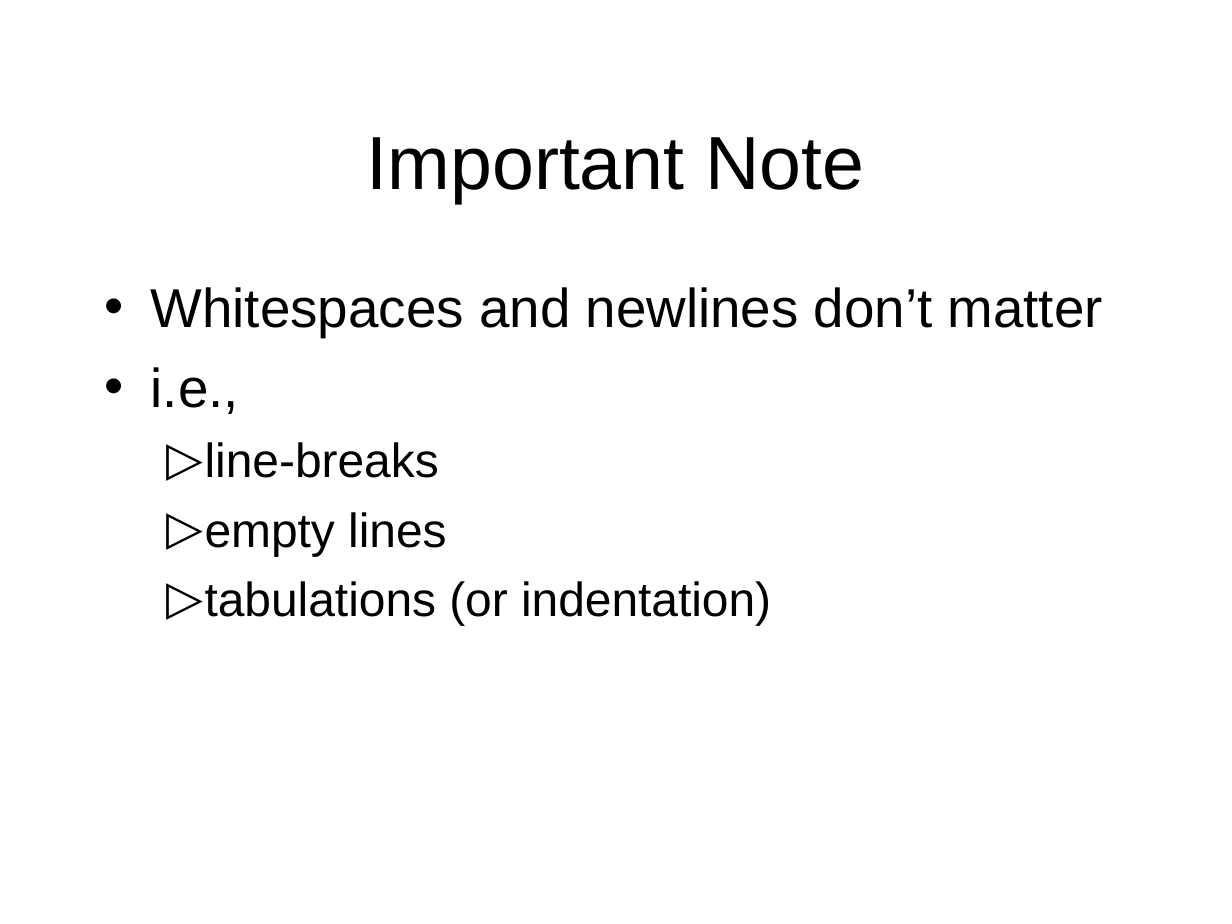
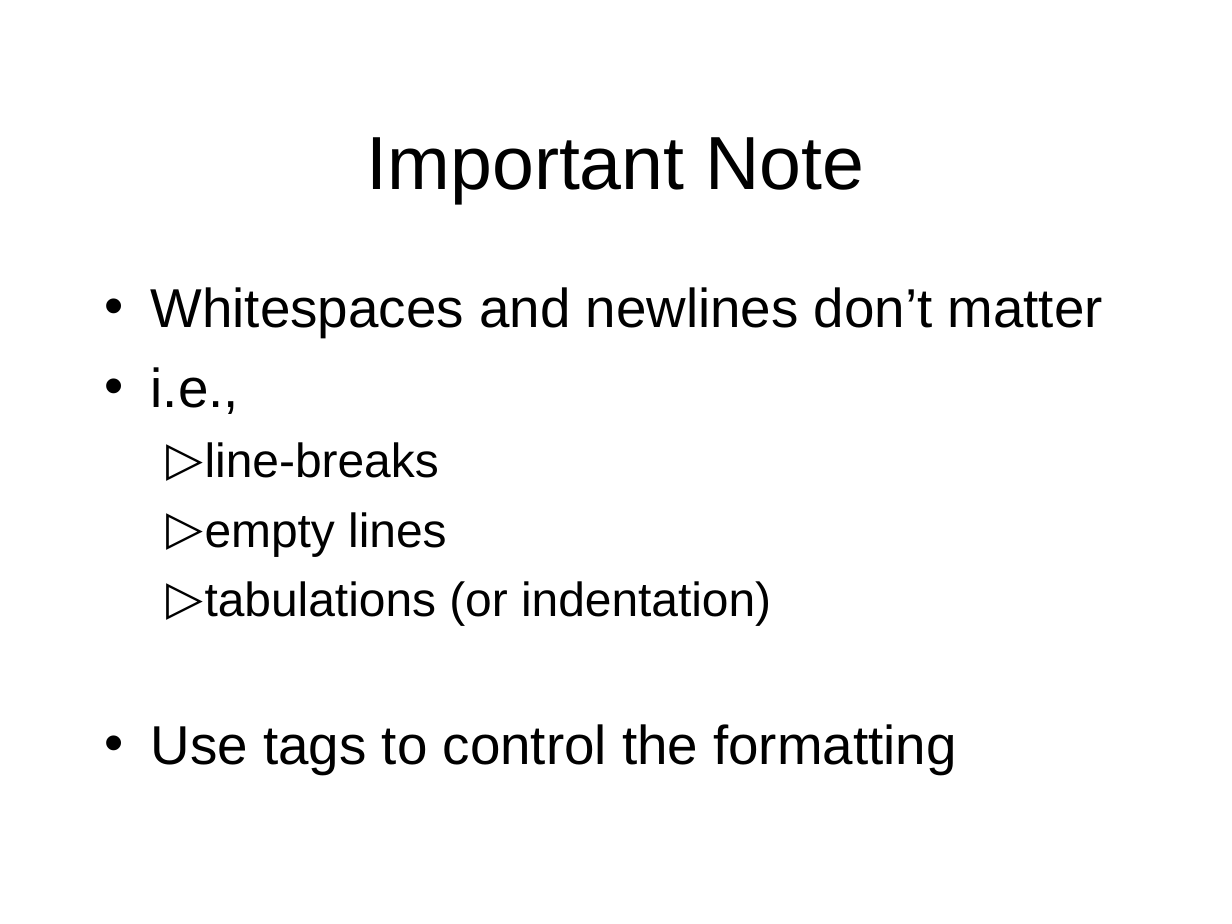
Before and after one commit to octaviordz/zjnu2017.github.io, a slide deck: slide 23 of WAD/lectures/010--Introduction.ppt. Drawn at 1232x924 pixels with LibreOffice and Linux fonts; fonts in the diff are those of the drawing. Boxes give left, top, right and bottom in pixels: in the first picture for what was removed or moved away, otherwise in the second. Text is boxed around its words. In the diff, an @@ line names an element or a change of style, - is before the commit and + after.

```diff
--- a/WAD/lectures/010--Introduction.ppt
+++ b/WAD/lectures/010--Introduction.ppt
@@ text at (151, 724, 956, 774): paragraph added @@
+• Use tags to control the formatting
```
Also in this commit, not shown: 8 other slides changed, 1 other file.
